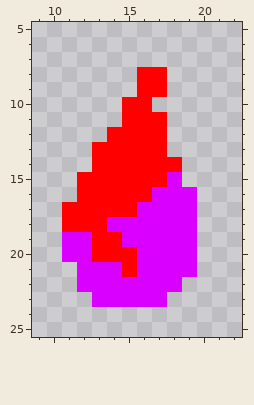
File history of a pixel-art sprite, GraphicsEngine/Game/Art/Spells/pain_for_gain.png. Above is the file before it was changed.
The file is 32x32 pixels. Shown: x 9..22, y 5..25.
After the commit:
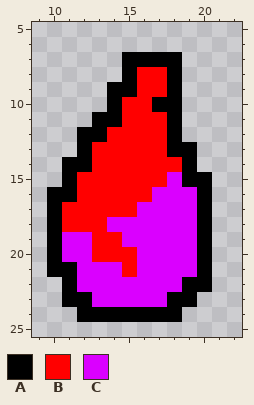
Palette (. is transparent): A #000000  B #ff0000  C #da00ff
The edit:
Changed rows in their new state; - is an unchanged pixel.
first column x 10:
 7 -----AAAA--
 8 -----A--A--
 9 ----AA--A--
10 ----A--AA--
11 ---AA---A--
12 --AA----A--
13 --A-----AA-
14 -AA------A-
15 -A-------AA
16 AA--------A
17 A---------A
18 A---------A
19 A---------A
20 A---------A
21 AA--------A
22 -A-------AA
23 -AA-----AA-
24 --AAAAAAA--
